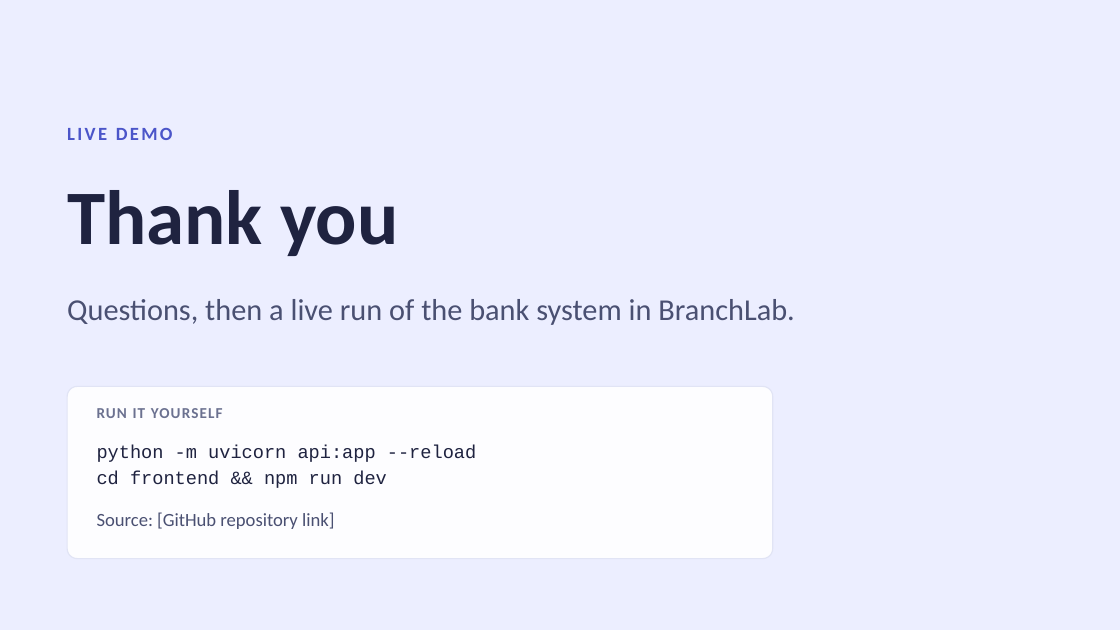
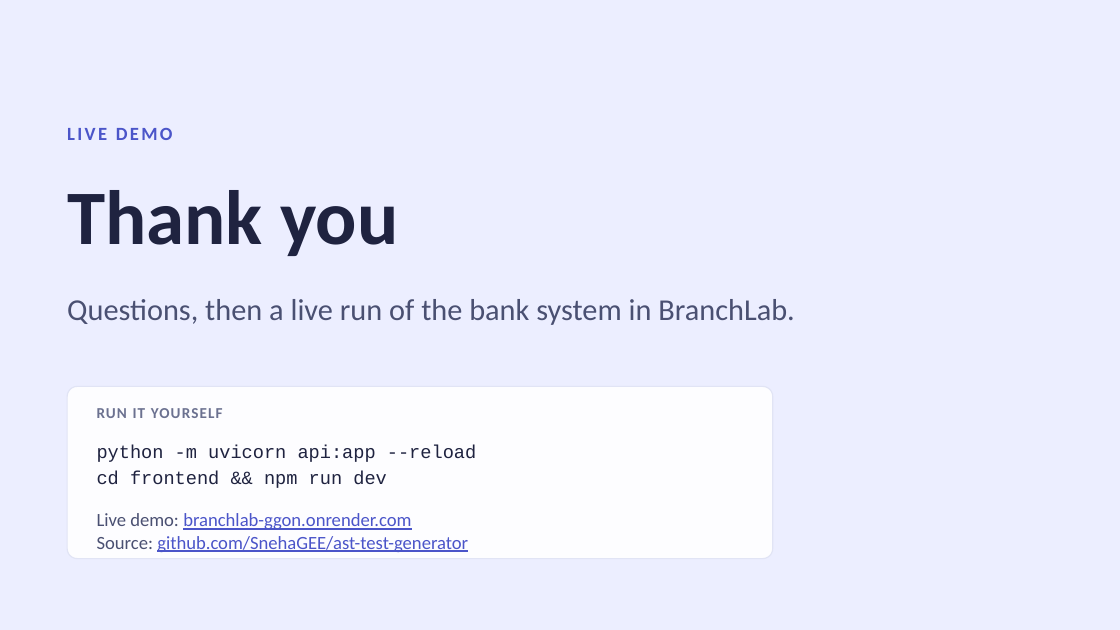
Before and after one commit to SnehaGEE/ast-test-generator, a slide deck: slide 17 of docs/review2/BranchLab_Review2_Presentation.pptx. Drawn at 1120x630 pixels with LibreOffice and Linux fonts; fonts in the diff are those of the drawing. Boxes give left, top, right and bottom in pixels: in the first picture for what was removed or moved away, otherwise in the second. Text is boxed around its words. In the diff, an @@ line names an element or a change of style, - is before the commit and + after.

```diff
--- a/docs/review2/BranchLab_Review2_Presentation.pptx
+++ b/docs/review2/BranchLab_Review2_Presentation.pptx
@@ text at [97,513,468,552]: text changed; text colour #4A5072 to #4B55C9 @@
-Source: [GitHub repository link]
+Live demo: branchlab-ggon.onrender.com
+Source: github.com/SnehaGEE/ast-test-generator
```
Also in this commit, not shown: 2 other files.
